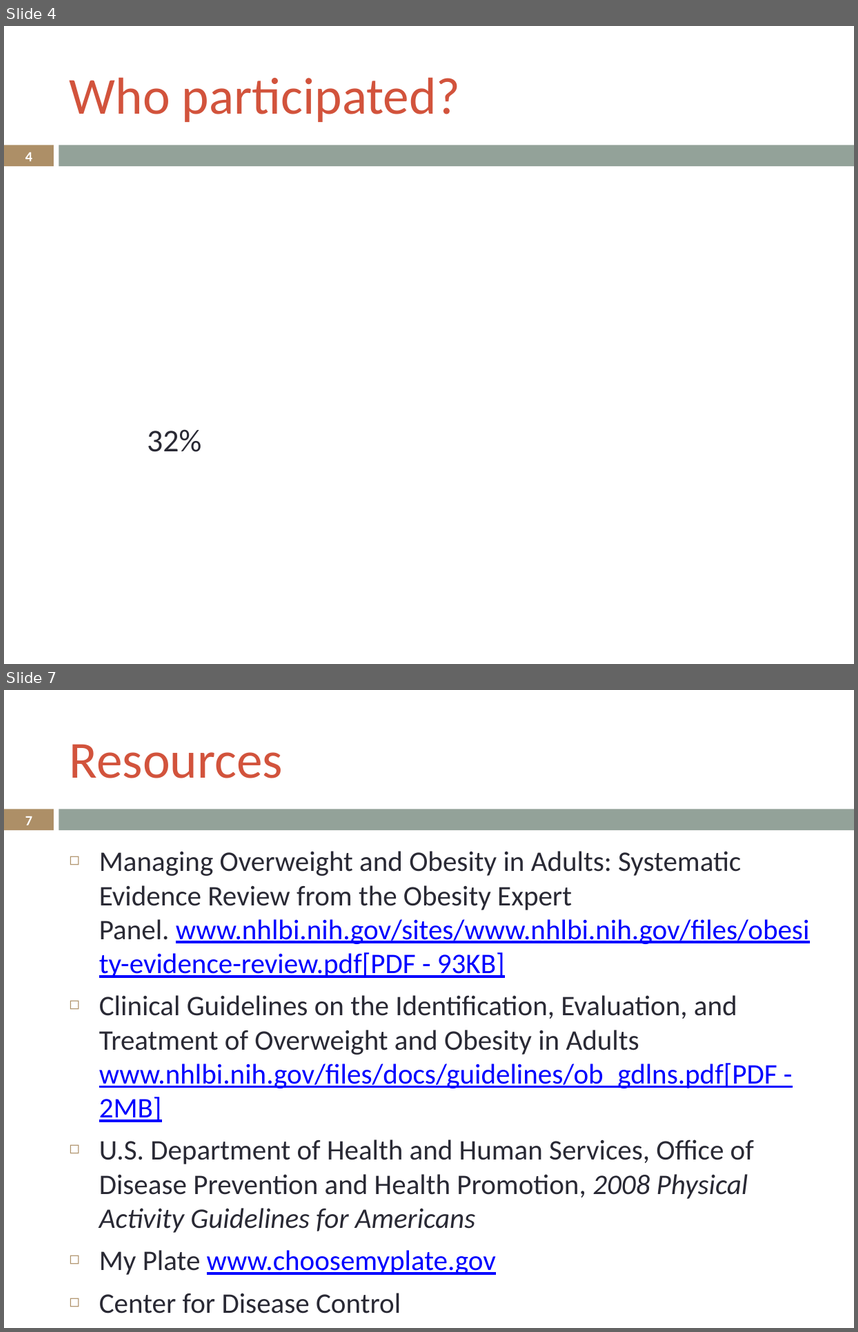
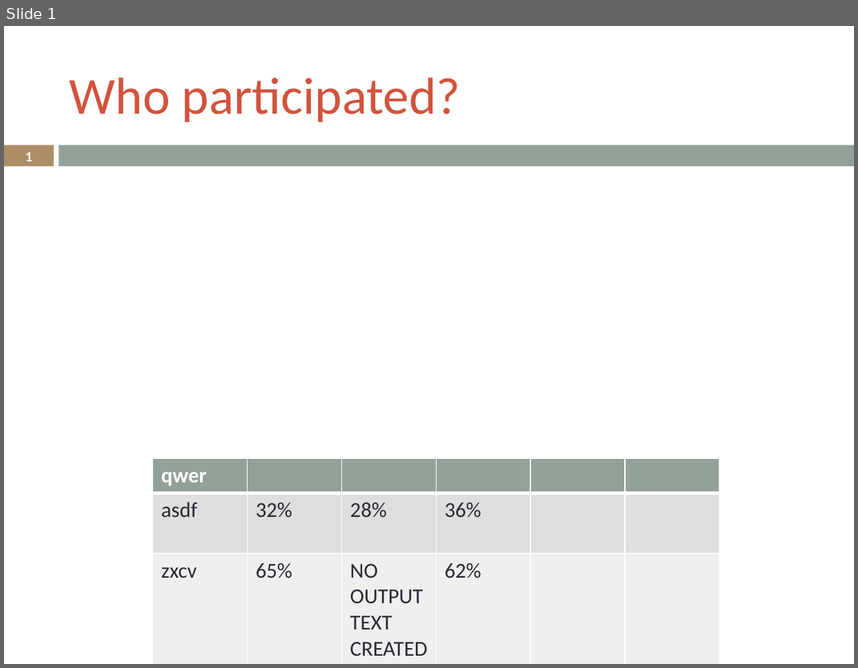
Before and after one commit to LukeSteg/LCABiometric, a slide deck: exampleOutput.pptx. Shown one above the other, each under a label of ours: slides 4 and 7 before the commit, slide 1 after it; the slides between them are not shown. The pictures are 858x1332 and 858x668 pixels, drawn with LibreOffice and Linux fonts; fonts in the diff are those of the drawing. Boxes give left, top, right and bottom in pixels: in the first picture for what was removed or moved away, otherwise in the second. Text is boxed around its words. In the diff, an @@ line names an element or a change of style, - is before the commit and + after.

```diff
--- a/exampleOutput.pptx
+++ b/exampleOutput.pptx
@@ slide 7 removed at box(4, 690, 854, 1328), background #FFFFFF; not listed: 2 template elements that a slide beside it also shows @@
@@ title removed at box(70, 744, 283, 778) @@
-Resources
@@ page number removed at box(25, 816, 32, 825) @@
-7
@@ text removed at box(99, 851, 810, 1274) @@
-◻ Managing Overweight and Obesity in Adults: Systematic Evidence Review from the Obesity Expert Panel. www.nhlbi.nih.gov/sites/www.nhlbi.nih.gov/files/obesity-evidence-review.pdf[PDF - 93KB]
-◻ Clinical Guidelines on the Identification, Evaluation, and Treatment of Overweight and Obesity in Adults www.nhlbi.nih.gov/files/docs/guidelines/ob_gdlns.pdf[PDF - 2MB]
-◻ U.S. Department of Health and Human Services, Office of Disease Prevention and Health Promotion, 2008 Physical Activity Guidelines for Americans
-◻ My Plate www.choosemyplate.gov
-◻ Center for Disease Control
-◻ Harvard School of Public Health
@@ what was slide 4 is now slide 1 @@
@@ slide 1 changed as well @@
@@ page number at box(25, 152, 32, 161): text changed @@
-4
+1
@@ text removed at box(147, 429, 201, 452) @@
-32%
@@ table added at box(153, 458, 719, 664), 3 rows, 6 columns @@
+qwer |  |  |  |  | 
+asdf | 32% | 28% | 36% |  | 
+zxcv | 65% | NO OUTPUT TEXT CREATED | 62% |  | 
```
Also in this commit, not shown: 5 other slides removed, 7 other files.
